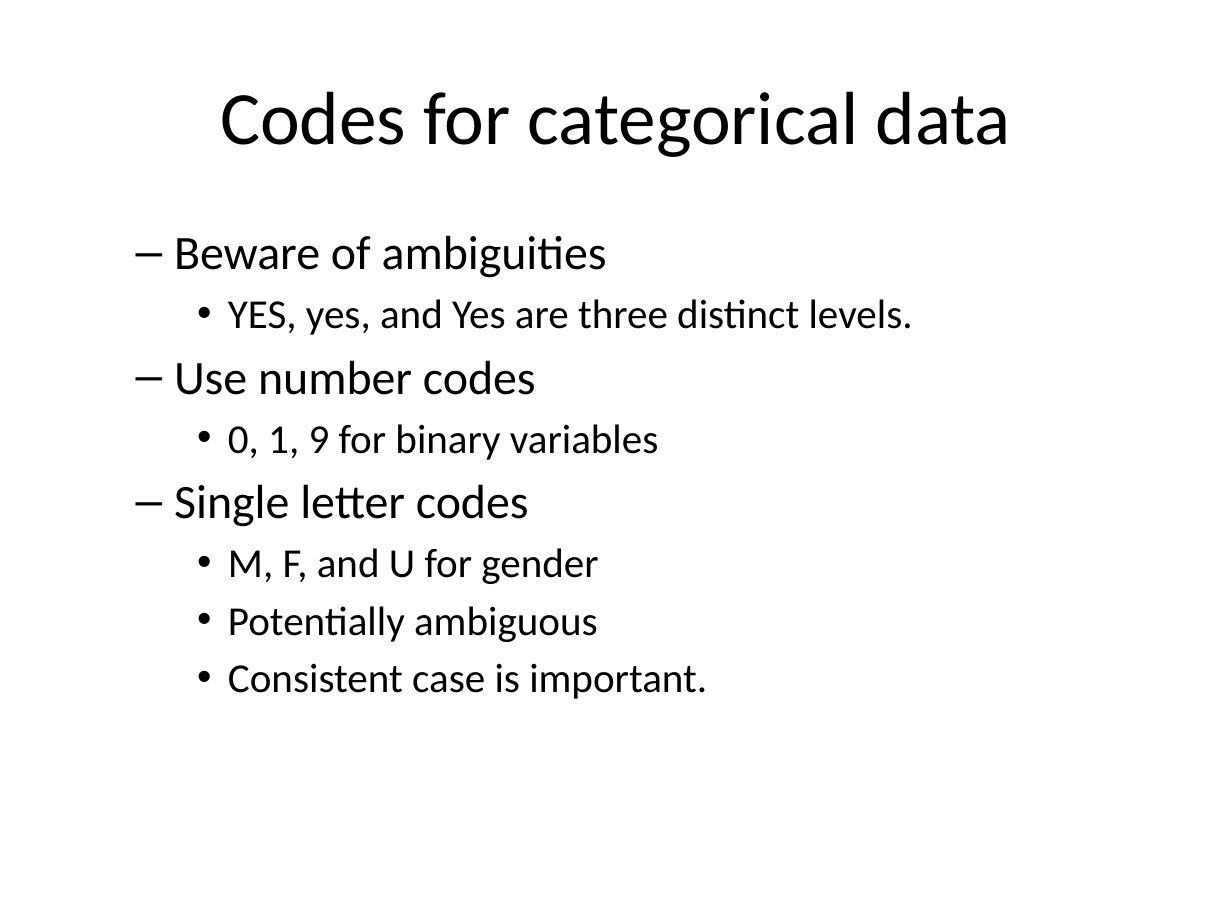
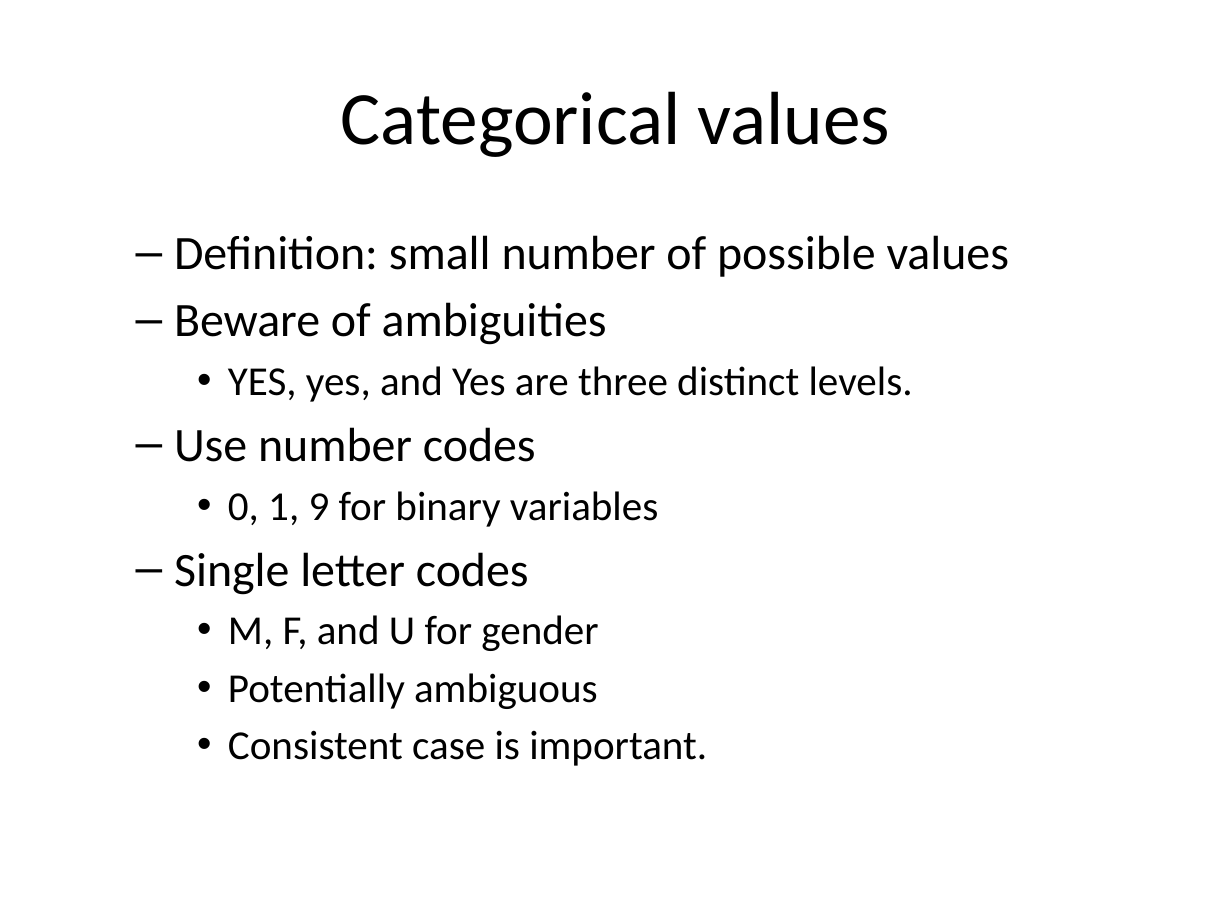
Before and after one commit to classes-medb/5510, a slide deck: slide 15 of src/video-11-data-management.pptx (slide 14 before the commit). Drawn at 1232x924 pixels with LibreOffice and Linux fonts; fonts in the diff are those of the drawing. Boxes give left, top, right and bottom in pixels: in the first picture for what was removed or moved away, otherwise in the second. Text is boxed around its words. In the diff, an @@ line names an element or a change of style, - is before the commit and + after.

```diff
--- a/src/video-11-data-management.pptx
+++ b/src/video-11-data-management.pptx
@@ title at (341,91,891,157): text changed @@
-Codes for categorical data
+Categorical values
@@ text at (174,235,1009,277): paragraph added @@
+  – Definition: small number of possible values
```
Also in this commit, not shown: 10 other slides changed, 11 slides added, 24 slides removed, 4 other files.
